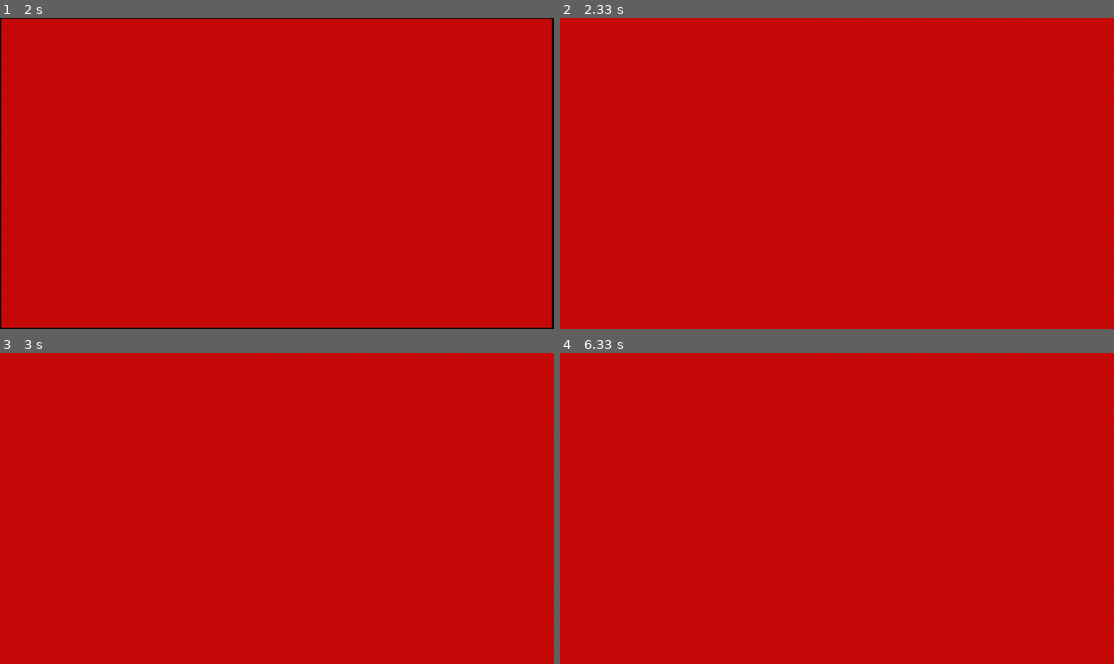
Above: before the commit, frames 1-4 (two rows, left to right).
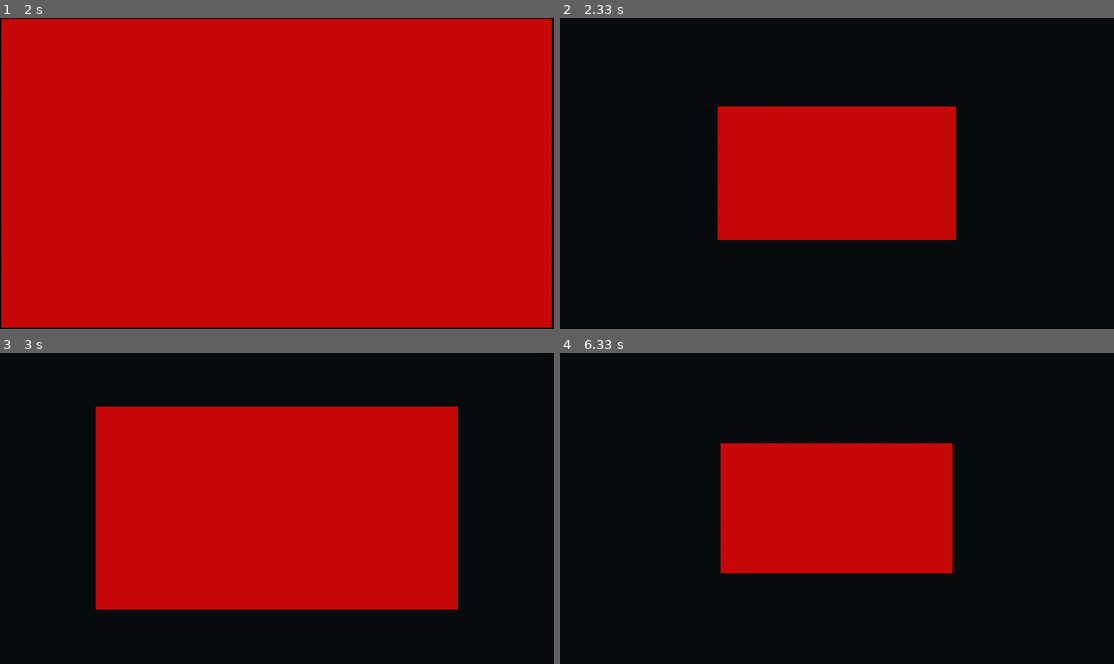
Above: after the commit, the same moments.

Repository: cse442-at-ub/s24semesterproject-we-love-the-company
Game: pygame game, started from src/game/game.py
Two runs of this game, one before a commit and one after it. Both use one fixed random seed, a clock stepped at 60 frames per second and the inputs below.
Inputs (mouse positions are in pixels of both pictures, inside the frame that each line leads up to):
- Up to frame 1 (2 s): press the mouse at (144, 176) at 0.37 s; move the mouse to (238, 207) at 0.47 s; release the mouse at (332, 241) at 0.6 s
- Up to frame 2 (2.33 s): no input
- Up to frame 3 (3 s): no input
- Up to frame 4 (6.33 s): no input

Frame 1 is identical in both runs. In frame 2, 82% of the frame differs, in the area x 0-100%, y 0-100%; in frame 3, 58%; in frame 4, 83%.

Commit message:
comments
and un-menu's the menu

Diff:
--- a/src/game/game.py
+++ b/src/game/game.py
@@ -1,5 +1,4 @@
 import pygame
-import menu
 
 from gamestate import Gamestate
 
@@ -7,15 +6,22 @@
 
 def gameloop(gamestate: Gamestate):
 
+    # clear
     gamestate.screen.fill((10, 13, 15))
 
+    # render scene
     gamestate.render()
 
+    # show to screen
     pygame.display.flip()
 
+    # get delta time (in seconds)
     dt = min(gamestate.clock.tick(60) / 1000, 0.1)
+
+    # update scene state
     gamestate.update(dt)
 
+    # handle events
     for event in pygame.event.get():
         if (event.type == pygame.QUIT):
             gamestate.running = False
@@ -28,15 +34,21 @@
             gamestate.pressMouse(event.pos, event.button, event.touch)
 
 def main():
+    # initialize the game to the splash screen
     state = Gamestate((1280, 720), SplashScene())
+
+    # set the window title
     pygame.display.set_caption("We Love The Company.")
 
+    # main loop
     while state.running:
         gameloop(state)
 
+# entry
 if __name__ == "__main__":
     pygame.init()
 
+    # entry function
     main()
 
     pygame.quit()
--- a/src/game/gamestate.py
+++ b/src/game/gamestate.py
@@ -1,6 +1,7 @@
 import pygame
 
 
+# function for nothing
 def doNothing(*args):
     pass
 
@@ -26,9 +27,13 @@
         self.clock = pygame.time.Clock()
         self.running = True
 
+    # changes the current scene (and ensures the handlers exist)
     def setScene(self, scene):
         self.scene = scene
         scene.initHandlers(self)
+
+
+    ### Dispatch to handlers ###
 
     def update(self, deltaT):
         self.handlers[self.scene.id].onUpdate(self, deltaT)
--- a/src/game/splash.py
+++ b/src/game/splash.py
@@ -7,6 +7,7 @@
 
 SPLASH_TIME = 2
 
+# scene's state
 class SplashScene:
     def __init__(self):
         self.id = ID
@@ -31,5 +32,5 @@
 
     if (state.scene.timer > SPLASH_TIME):
         # @TODO uncomment once main menu exists
-        #state.scene = "main_menu"
-        state.timer = 0
+        #state.setScene(mainMenuScene())
+        state.scene.timer = 0
--- a/src/game/util.py
+++ b/src/game/util.py
@@ -1,6 +1,7 @@
 import pygame
 
 # pygame doesn't do this by default
+# linear intopolation that clamps the weight
 def lerp(a: float, b: float, w: float):
     if (w <= 0.0):
         return a
